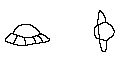
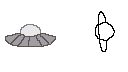
Revision of a layered 128 × 72 image; what changed, layer by layer:
added layer "spaceship c" above "spaceship" over [5, 24, 56, 47]
painted on "spaceship" over [5, 10, 101, 47]
added layer "planet" above "Background" over [94, 10, 101, 39]
